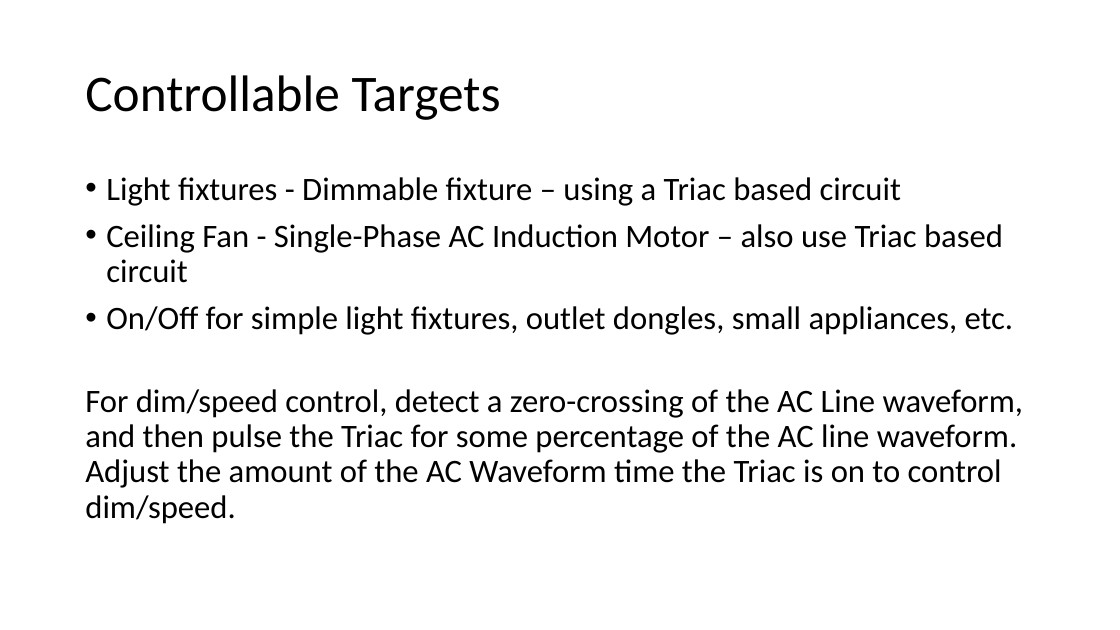
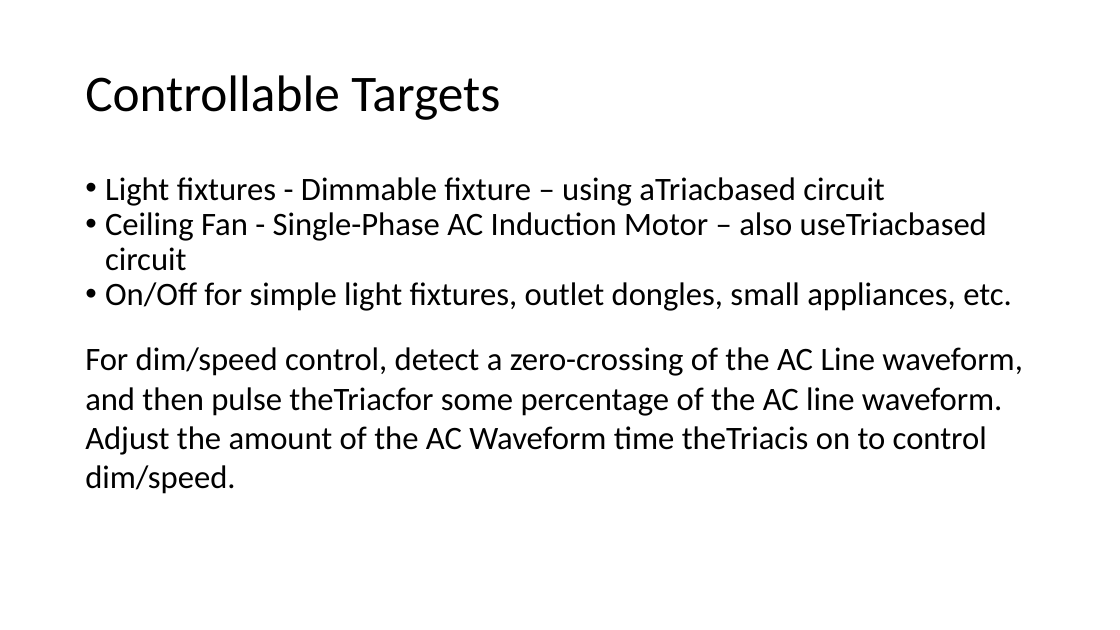
Before and after one commit to amigabill/jhu_EN525.743, a slide deck: slide 5 of Docs/pdr_wtoner_2015fall.pptx. Drawn at 1120x630 pixels with LibreOffice and Linux fonts; fonts in the diff are those of the drawing. Boxes give left, top, right and bottom in pixels: in the first picture for what was removed or moved away, otherwise in the second. Text is boxed around its words. In the diff, an @@ line names an element or a change of style, - is before the commit and + after.

```diff
--- a/Docs/pdr_wtoner_2015fall.pptx
+++ b/Docs/pdr_wtoner_2015fall.pptx
@@ text at (105,177,987,271): text changed @@
-• Light fixtures - Dimmable fixture – using a Triac based circuit
-• Ceiling Fan - Single-Phase AC Induction Motor – also use Triac based circuit
+• Light fixtures - Dimmable fixture – using aTriacbased circuit
+• Ceiling Fan - Single-Phase AC Induction Motor – also useTriacbased circuit
@@ text at (105,282,1012,311): indent changed; less space between paragraphs @@
@@ text at (85,347,1022,494): text changed @@
-For dim/speed control, detect a zero-crossing of the AC Line waveform, and then pulse the Triac for some percentage of the AC line waveform. Adjust the amount of the AC Waveform time the Triac is on to control dim/speed.
+For dim/speed control, detect a zero-crossing of the AC Line waveform, and then pulse theTriacfor some percentage of the AC line waveform. Adjust the amount of the AC Waveform time theTriacis on to control dim/speed.
```
Also in this commit, not shown: 6 other slides changed, 5 slides added.
